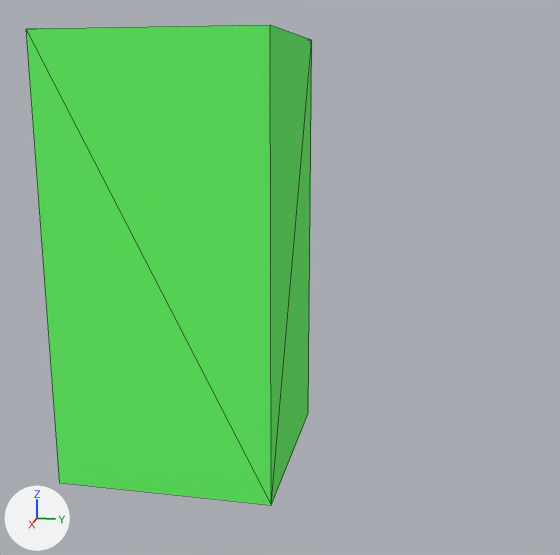
The COLLADA model collada/building.dae, before and after one commit.
Rendered twice from a camera (50 mm lens) standing at (4.0, 1.64, 1.77) and looking at (0.53, 0.94, 0.91). The axes (+X, +Y, +Z) are drawn at lower left. The lights are the same throughout. Mesh edges are drawn as thin lines. Where no turn or scale is listed for an object, it has been applied to the vertices. Vertices at the same position are counted once.

Names of what the first picture shows: 'group_0'.
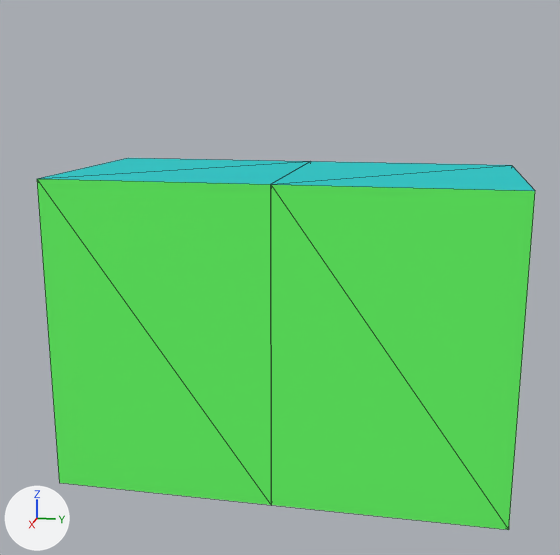
Scene script edits in JSON lines:
```json
{"op": "add", "block": "img_siding_jpg", "code": ["img_siding_jpg = load_image('siding.jpg', 'building/siding.jpg', 1024, 512, 'sRGB')"]}
{"op": "add", "block": "img_brick_jpg", "code": ["img_brick_jpg = load_image('brick.jpg', 'building/brick.jpg', 256, 512, 'sRGB')"]}
{"op": "add", "block": "mat_siding", "code": ["mat_siding = principled_material('siding')", "mat_siding.texture = img_siding_jpg", "mat_siding.roughness = 0.9"]}
{"op": "add", "block": "mat_brick", "code": ["mat_brick = principled_material('brick')", "mat_brick.texture = img_brick_jpg", "mat_brick.roughness = 0.9"]}
{"block": "me_group_0", "where": "# used by ob_group_0; location = (0.0, 0.0, 0.0)"}
{"op": "remove", "block": "me_group_0", "code": "me_group_0.from_pydata(...)  # 8 vertices, 12 faces; spans x 0.0..1.0, y 0.0..1.0, z 0.0..2.0"}
{"op": "add", "block": "me_group_0", "code": "me_group_0.from_pydata(...)  # 8 vertices, 12 faces; spans x 0.0..1.0, y 0.0..1.0, z 0.0..1.4"}
{"block": "me_group_0", "change": "me_group_0 part 1"}
{"block": "me_group_0", "change": "4 vertices are removed from x 0.0..1.0, y 0.0..1.0, z 2.0"}
{"block": "me_group_0", "change": "10 faces are deleted"}
{"block": "me_group_0", "change": "4 vertices are added at (1.0, 0.0, 1.4), (0.0, 0.0, 1.4), (0.0, 1.0, 1.4), (1.0, 1.0, 1.4)"}
{"block": "me_group_0", "change": "4 new faces join them, mat_siding (picture img_siding_jpg)"}
{"block": "me_group_0", "change": "4 new faces join them, mat_color_g03 (green #65ff65)"}
{"block": "me_group_0", "change": "2 new faces join them, mat_color_h06 (cyan #00cccc)"}
{"op": "remove", "block": "me_group_0", "code": "me_group_0.materials.append(mat_color_h04)  # cyan #32ffff"}
{"op": "add", "block": "me_group_0", "code": "me_group_0.materials.append(mat_siding)  # picture img_siding_jpg"}
{"op": "add", "block": "me_wall_001", "code": ["me_wall_001 = bpy.data.meshes.new('Wall.001')", "me_wall_001.from_pydata(...)  # 8 vertices, 12 faces; spans x 0.0..1.0, y 0.0..1.0, z 0.0..1.4", "# faces by material slot: [4, 6, 2]", "me_wall_001.materials.append(mat_brick)  # picture img_brick_jpg", "me_wall_001.materials.append(mat_color_g03)  # green #65ff65", "me_wall_001.materials.append(mat_color_h06)  # cyan #00cccc"]}
{"op": "add", "block": "ob_wall_001", "code": ["ob_wall_001 = bpy.data.objects.new('Wall.001', me_wall_001)", "ob_wall_001.location = (0.0, 1.0, 0.0)"]}
```

Location of each change, [x1, y1, x2, y2] in pixels of the pictures (560 x 555 px):
```json
{"object": "group_0", "change": "reshaped", "before": [26, 25, 312, 505], "after": [37, 158, 310, 505], "on screen": "28% shorter"}
{"object": "Wall.001", "change": "added", "after": [271, 161, 535, 530], "on screen": "green", "faces in mat_color_g03 (green #65ff65)": [271, 185, 535, 530], "faces in mat_color_h06 (cyan #00cccc)": [271, 161, 535, 191]}
```
